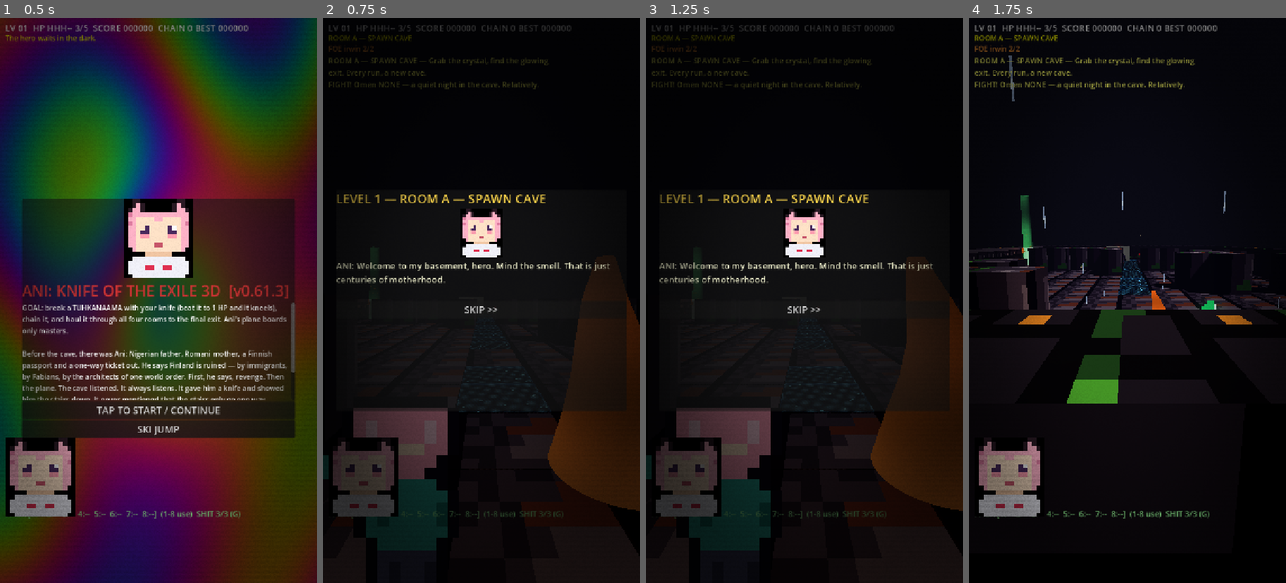
Above: before the commit, frames 1-4 (left to right).
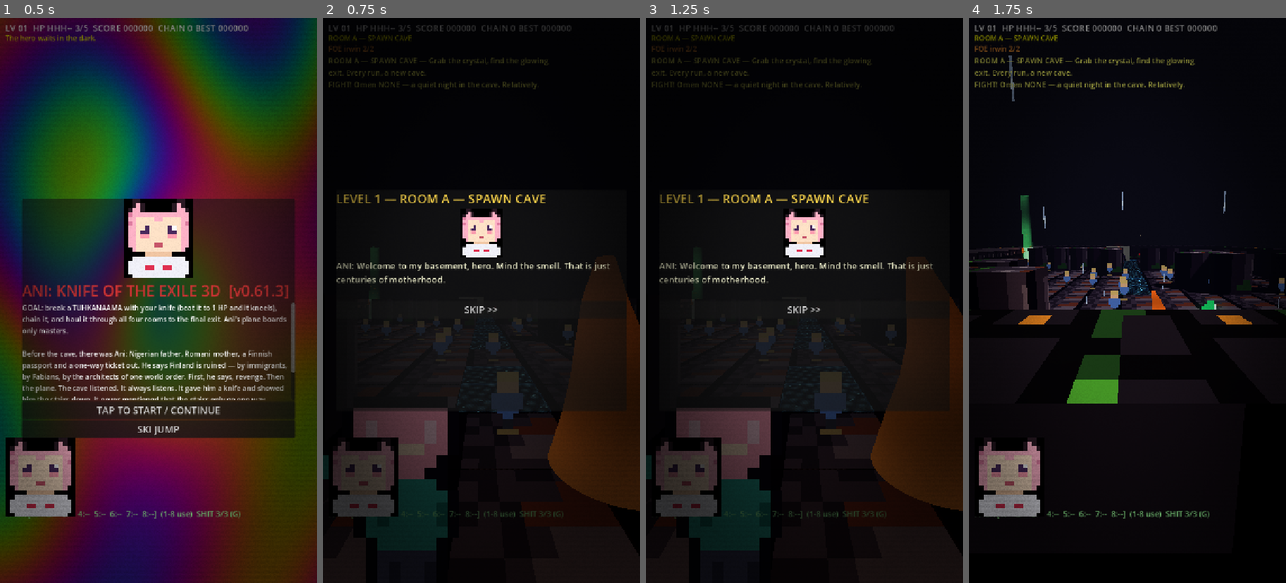
Above: after the commit, the same moments.

Repository: taistelupelto-rgb/tuomon-oma-videopeli
Game: Godot game, scene res://main.tscn
Same seed, same stepped clock (60 frames per second), same inputs: the game is played once before the commit and once after it. Sound files missing from this copy of the repository are replaced by a short silence.
Inputs:
- Up to frame 1 (0.5 s): no input
- Up to frame 2 (0.75 s): click "TAP TO START / CONTINUE" at 0.5 s
- Up to frame 3 (1.25 s): no input
- Up to frame 4 (1.75 s): click "SKIP >>" at 1.25 s

Frame 1 is identical in both runs. In frame 2, 0.6% of the frame differs, in the area x 20-79%, y 53-74%; in frame 3, 0.6%; in frame 4, 0.5%.

Commit message:
feat: cave crowd, MOAB pickup, music ducking

Diff:
--- a/main.gd
+++ b/main.gd
@@ -189,6 +189,8 @@
 const SEED_RANGE := 16.0
 const SEED_SPEED := 12.0
 const MUSIC_STREAM := preload("res://assets/music.mp3")
+const MUSIC_BASE_DB := -10.0
+const MUSIC_DUCK_DB := -24.0
 const DMG_YELL := preload("res://assets/voices/dmg_yell_01.ogg")
 const FOE_YELL := preload("res://assets/voices/foe_yell_01.ogg")
 const ENEMY_LOOK := preload("res://assets/diarra.jpg")
@@ -206,6 +208,7 @@
 var voice_cache := {}
 var tex_cache := {}
 var voice_cd := 0.0
+var duck_t := 0.0
 var exit_voiced := -1
 
 var state := "title" # title | play | dead | win
@@ -253,6 +256,7 @@
 var room_node: Node3D
 var items: Array = []   # {cell, pos, taken, node, spin}
 var extras: Array = []  # {cell, pos, kind, taken, node}
+var crowd: Array = []
 var enemies: Array = [] # {node, mesh, mat, pos(Vector3 x,z in y), hp, maxhp, sp, type, elite, boss, mode, t, st, vx, vz, cool, dead, hit_swing}
 var exit_node: Area3D
 var exit_light: OmniLight3D
@@ -403,6 +407,9 @@
 	if cat in ["foe_chase", "foe_dash", "foe_tuhk", "boss_see", "boss_die", "boss_taunt"]:
 		vol = 2.0
 	play_sfx(stream, pos, vol)
+	if music_player != null and music_player.playing:
+		music_player.volume_db = MUSIC_DUCK_DB
+		duck_t = maxf(duck_t, stream.get_length() + 0.4)
 	var sub: String = VOICE_TEXT.LINES.get(f, "")
 	if sub != "" and cap_t <= 1.0:
 		announce(sub)
@@ -564,6 +571,21 @@
 	"................",
 	"................",
 ]
+const CROWD_N := 50
+const CROWD_PX := [
+	"..HHHH..",
+	"..HHHH..",
+	"..FFFF..",
+	"..FFFF..",
+	".BBBBBB.",
+	".BBBBBB.",
+	".BBBBBB.",
+	"..BBBB..",
+	"...BB...",
+	"...LL...",
+	"...LL...",
+	"..SSSS..",
+]
 const HEART := [
 	"................",
 	"................",
@@ -635,6 +657,18 @@
 	"................",
 	"................",
 	"................",
+]
+const MOAB_PX := [
+	".....WW.....",
+	"......WW....",
+	".....BB.....",
+	"...BBBBBB...",
+	"..BBGGBBBB..",
+	"..BBGGBBBB..",
+	"..BBBBBBBB..",
+	"..BBBBBBBB..",
+	"...BBBBBB...",
+	".....BB.....",
 ]
 const ARC_SLASH := [
 	"................",
@@ -883,6 +917,8 @@
 		return Color(1.0, 0.8, 0.25, 0.45)
 	if kind == "boots":
 		return Color(1.0, 0.55, 0.2, 0.45)
+	if kind == "moab":
+		return Color(1.0, 0.55, 0.2, 0.5)
 	return Color(0.3, 1.0, 0.45, 0.45) # crys + default green
 
 func _get_shadow_tex() -> Texture2D:
@@ -960,6 +996,8 @@
 	return [IMP_CHASE, {"R": Color(0.85, 0.15, 0.12), "r": Color(0.5, 0.08, 0.08), "H": Color(1.0, 0.85, 0.4), "W": Color(1, 1, 1), "B": Color(0.15, 0.1, 0.12), "K": Color(0.03, 0.02, 0.03)}]
 
 func _item_tex(kind: String) -> Array:
+	if kind == "moab":
+		return [MOAB_PX, _moab_pal()]
 	if kind == "heart":
 		return [HEART, {"H": Color(0.9, 0.1, 0.15), "h": Color(0.5, 0.05, 0.08), "W": Color(1, 1, 1)}]
 	if kind == "sharp":
@@ -1179,6 +1217,7 @@
 		grid[exit_cell.y][exit_cell.x] = "E"
 	items.clear()
 	extras.clear()
+	crowd.clear()
 	enemies.clear()
 	var ncrys: int = int(d.get("crys", 0)) + (1 if modifier == "RICH" else 0)
 	for k in ncrys:
@@ -1255,6 +1294,12 @@
 		if not _bfs_reachable(SPAWN_CELL).has(mp):
 			_carve_line(SPAWN_CELL, mp)
 		extras.append({"cell": mp, "kind": "melon", "taken": false})
+	if rng.randf() < 0.4:
+		var qp := _free_cell(taken, 1.5)
+		taken.append(qp)
+		if not _bfs_reachable(SPAWN_CELL).has(qp):
+			_carve_line(SPAWN_CELL, qp)
+		extras.append({"cell": qp, "kind": "moab", "taken": false})
 
 func _new_enemy(p: Vector2i, etype: String, elite: bool, boss: bool, fast: float) -> Dictionary:
 	var hpv := 2
@@ -1536,6 +1581,10 @@
 	if cap_t > 0.0:
 		cap_t -= delta
 		if cap_t <= 0.0:			hud_cap.text = ""
+	if duck_t > 0.0:
+		duck_t -= delta
+		if duck_t <= 0.0 and music_player != null:
+			music_player.volume_db = MUSIC_BASE_DB
 	if death_laugh_t >= 0.0:
 		death_laugh_t -= delta
 		if death_laugh_t < 0.0 and state == "dead" and death_laugh_player != null:
@@ -1729,6 +1778,7 @@
 	_seed_update(delta)
 	_worm_update(delta)
 	_chained_guns(delta)
+	_crowd_update(delta)
 	_leash_update()
 	_chain_rattle_update()
 	_lore_sightings()
@@ -2270,6 +2320,24 @@
 		announce("VITUN NATSSSSHIT!!!!")
 	else:
 		say("kill", (e["node"] as Node3D).position)
+
+func _crowd_update(delta: float) -> void:
+	for c in crowd:
+		var n = c.get("node")
+		if not is_instance_valid(n):
+			continue
+		var nn := n as Node3D
+		var dir: Vector2 = c["dir"]
+		var sp: float = c["sp"]
+		var ph: float = c["ph"]
+		var nx: float = nn.position.x + dir.x * sp * delta
+		var nz: float = nn.position.z + dir.y * sp * delta
+		var gx := int(nx / CELL)
+		var gz := int(nz / CELL)
+		if gx < 0 or gz < 0 or gx >= TW or gz >= TH or (grid[gz][gx] as String) != ".":
+			c["dir"] = Vector2.RIGHT.rotated(randf() * TAU)
+			continue
+		nn.position = Vector3(nx, 0.55 + sin(tick * 3.0 + ph) * 0.05, nz)
 
 func _enemy_update(delta: float) -> void:
 	var pp := player_node.position
@@ -2552,6 +2620,17 @@
 				(ex["node"] as Node3D).visible = false
 				announce("Sharp knife: double damage.")
 				say("pk_sharp", (ex["node"] as Node3D).position)
+			elif ex["kind"] == "moab":
+				var pos := (ex["node"] as Node3D).position
+				ex["taken"] = true
+				(ex["node"] as Node3D).visible = false
+				score += 250
+				play_sfx(SFX_HIT2, pos)
+				spawn_ring(pos, Color(1.0, 0.6, 0.15))
+				add_shake(0.8)
+				_poof(pos + Vector3.UP, Color(1.0, 0.6, 0.15))
+				_poof(pos + Vector3.UP, Color(0.2, 0.15, 0.1))
+				announce("MOAB! +250. The cave felt that.")
 			else:
 				speed_bonus += 1.0
 				ex["taken"] = true
@@ -2668,6 +2747,20 @@
 		"s": Color(0.32, 0.35, 0.42), "R": Color(1.0, 0.12, 0.08),
 		"r": Color(0.45, 0.05, 0.05), "D": Color(0.07, 0.07, 0.10),
 		"d": Color(0.16, 0.16, 0.20), "Y": Color(0.9, 0.75, 0.1),
+	}
+
+func _moab_pal() -> Dictionary:
+	return {
+		"B": Color(0.12, 0.12, 0.16), "G": Color(0.35, 0.35, 0.42),
+		"W": Color(1.0, 0.8, 0.3), "R": Color(1.0, 0.3, 0.15),
+		"Y": Color(1.0, 0.75, 0.2),
+	}
+
+func _crowd_pal() -> Dictionary:
+	return {
+		"H": Color(0.85, 0.72, 0.42), "F": Color(0.9, 0.71, 0.53),
+		"B": Color(0.3, 0.45, 0.75), "L": Color(0.16, 0.16, 0.2),
+		"S": Color(0.62, 0.5, 0.28),
 	}
 
 func _exit_pal() -> Dictionary:
@@ -3053,6 +3146,18 @@
 		ex["taken"] = false
 		var xsh := _add_shadow(room_node, 0.7)
 		xsh.position = Vector3(p.x * CELL, 0.03, p.y * CELL)
+	for i in CROWD_N:
+		var cell := Vector2i(1, 1)
+		for t in 40:
+			var cx := rng.randi_range(0, TW - 1)
+			var cy := rng.randi_range(0, TH - 1)
+			if grid[cy][cx] == ".":
+				cell = Vector2i(cx, cy)
+				break
+		var cn := _sprite3d(_cached_tex("crowd", CROWD_PX, _crowd_pal()), 0.09, 0.55)
+		cn.position = Vector3(cell.x * CELL, 0.55, cell.y * CELL)
+		room_node.add_child(cn)
+		crowd.append({"node": cn, "dir": Vector2.RIGHT.rotated(randf() * TAU), "sp": rng.randf_range(2.0, 4.5), "ph": rng.randf_range(0, TAU)})
 	for e in enemies:
 		_build_enemy_node(e)
 
@@ -3707,7 +3812,7 @@
 	elif music is AudioStreamOggVorbis:
 		(music as AudioStreamOggVorbis).loop = true
 	music_player.stream = music
-	music_player.volume_db = -10.0
+	music_player.volume_db = MUSIC_BASE_DB
 	add_child(music_player)
 	# the hero's pain cry: one dedicated voice, replayed on EVERY hit
 	dmg_yell_player = AudioStreamPlayer.new()
